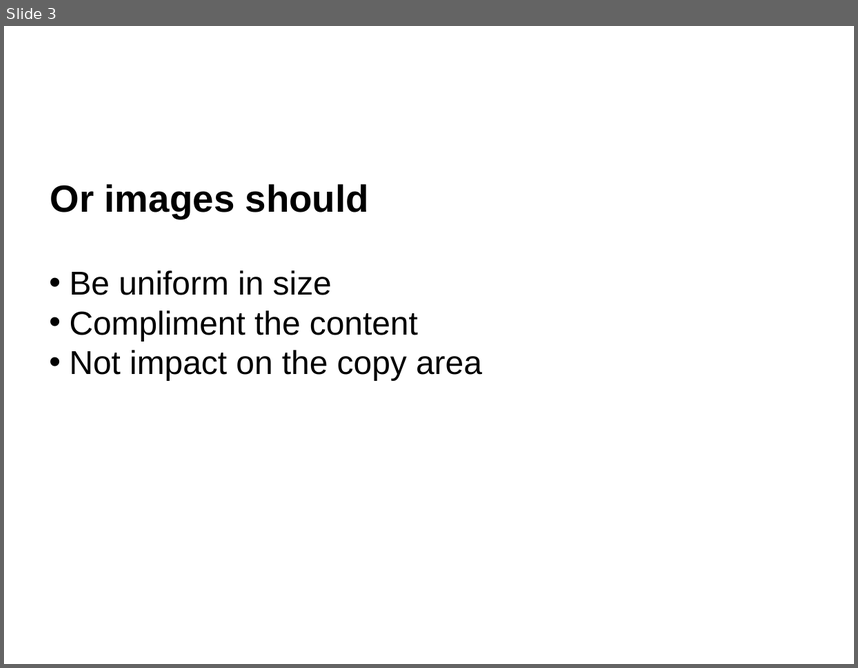
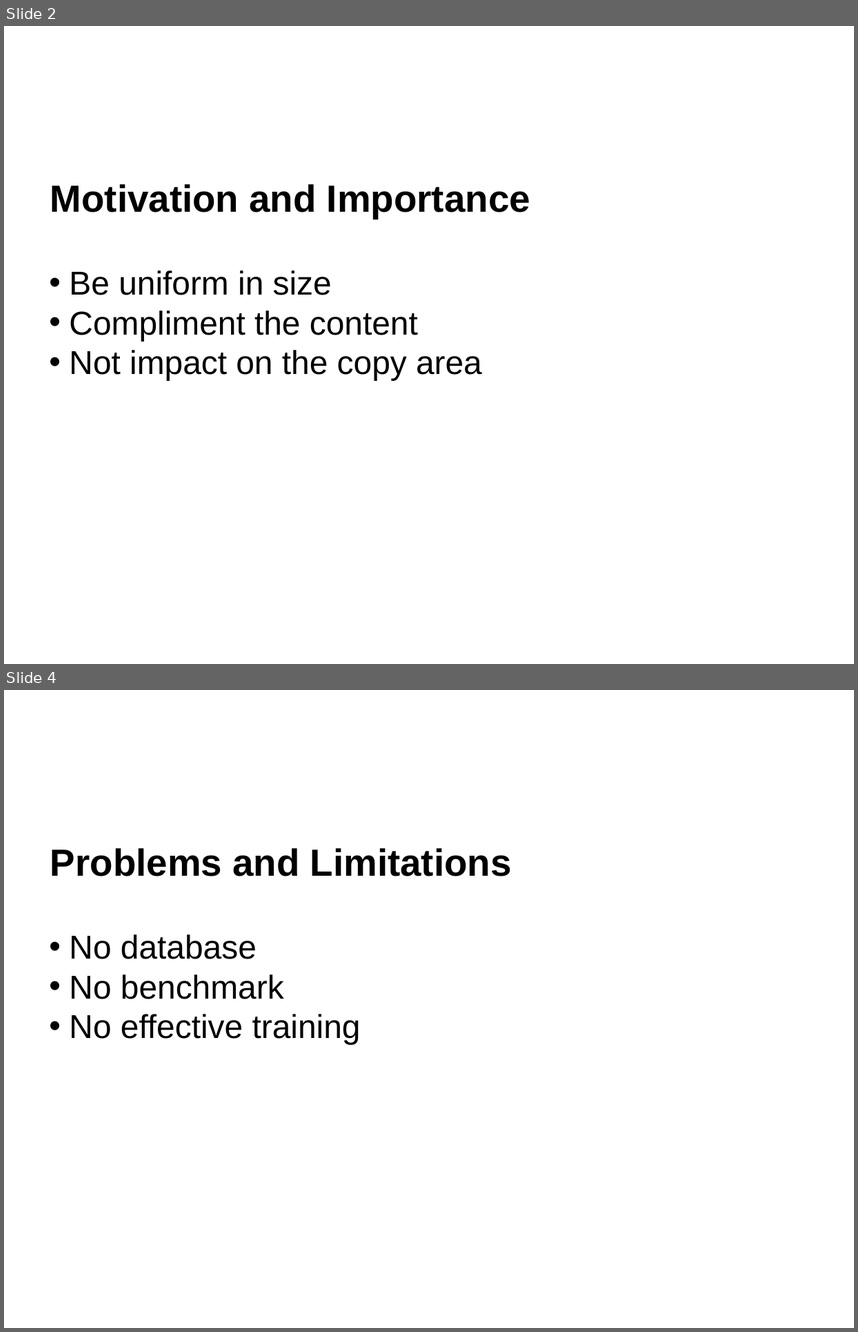
Before and after one commit to qian-liu/2nd_year_short_report, a slide deck: 2nd_year_int.pptx. Shown one above the other, each under a label of ours: slide 3 before the commit, slides 2 and 4 after it; the slides between them are not shown. The pictures are 858x668 and 858x1332 pixels, drawn with LibreOffice and Linux fonts; fonts in the diff are those of the drawing; background and template pictures are left out. Boxes give left, top, right and bottom in pixels: in the first picture for what was removed or moved away, otherwise in the second. Text is boxed around its words. In the diff, an @@ line names an element or a change of style, - is before the commit and + after.

```diff
--- a/2nd_year_int.pptx
+++ b/2nd_year_int.pptx
@@ slide 4 added at (4,690,854,1328), background #FFFFFF @@
@@ text added at (50,848,512,876), 32 pt, text #000000, bold @@
+Problems and Limitations
@@ text added at (69,934,361,1045), 28 pt, text #000000 @@
+• No database
+• No benchmark
+• No effective training
@@ what was slide 3 is now slide 2 @@
@@ slide 2 changed as well @@
@@ text at (50,184,530,219): text changed @@
-Or images should
+Motivation and Importance
```
Also in this commit, not shown: 1 other slide changed, 8 other slides added, 2 slides removed, 41 other files.
